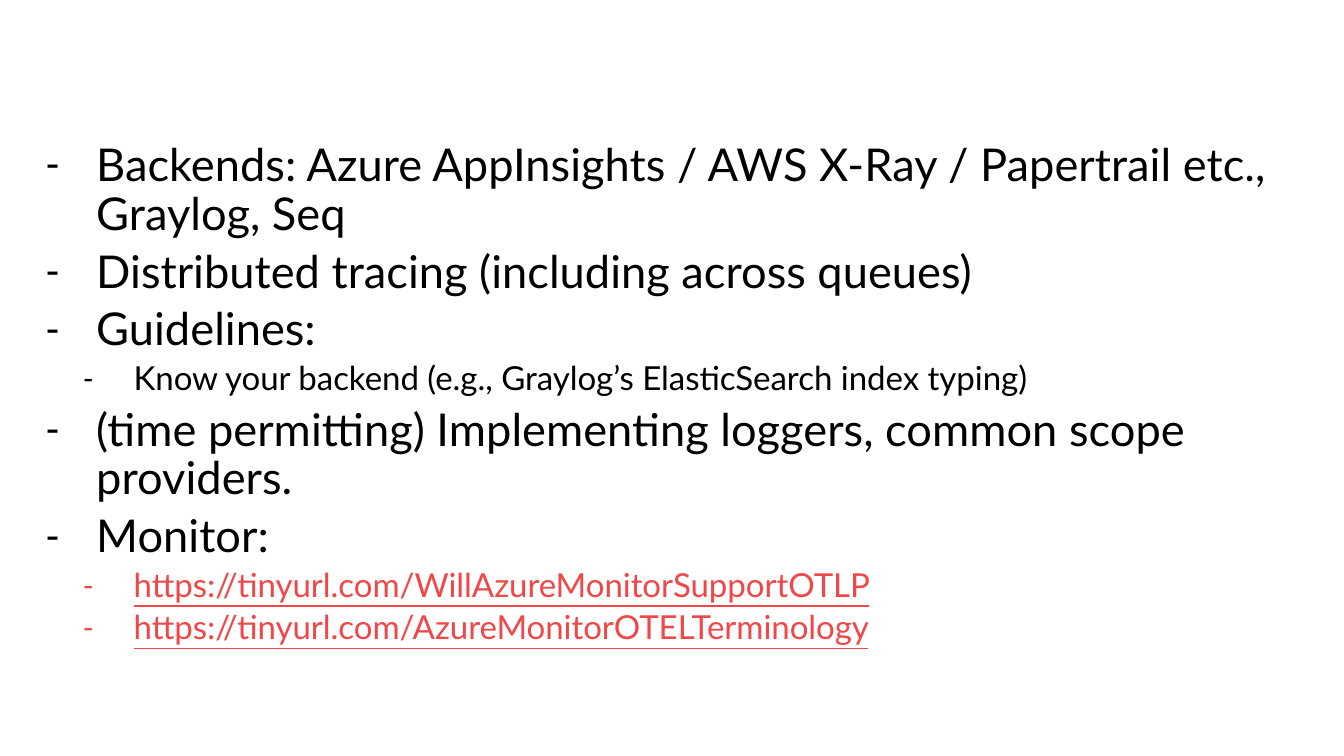
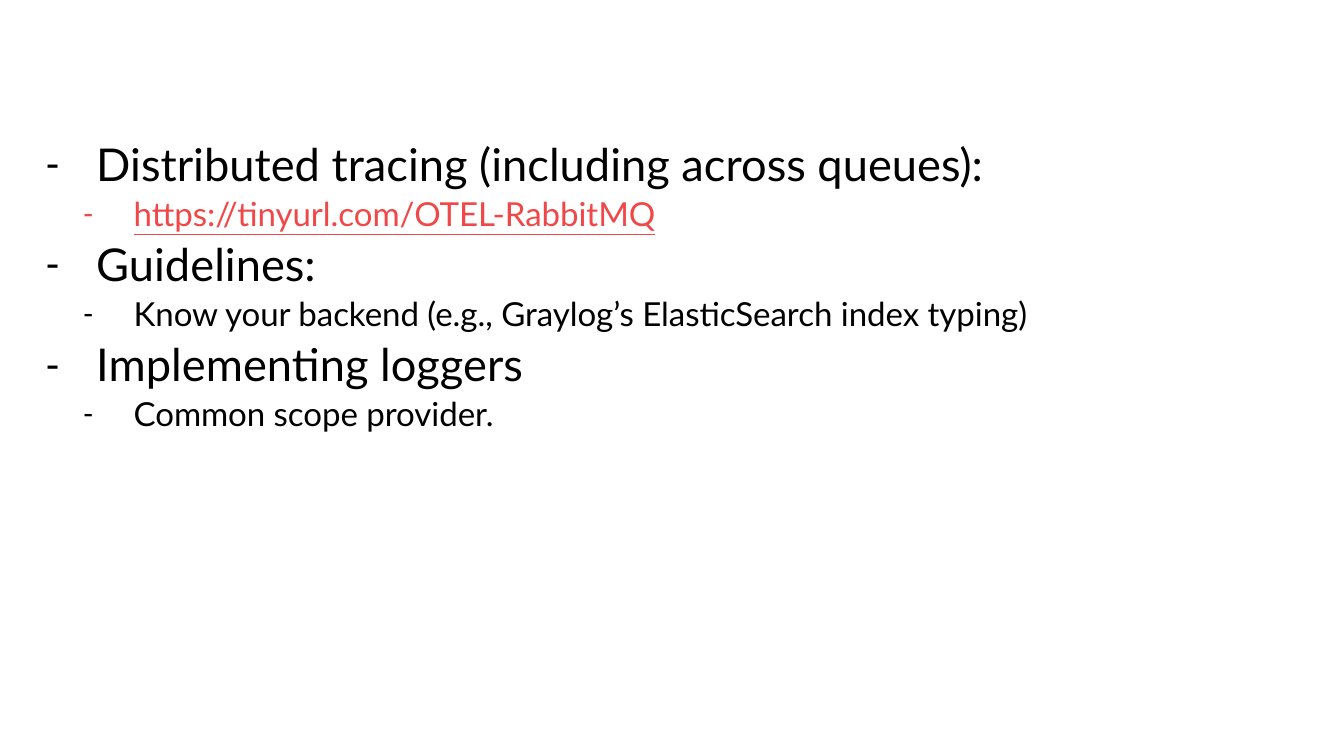
Before and after one commit to StephenCleary/Presentations, a slide deck: slide 23 of Telemetry/Logging Hero.pptx (slide 15 before the commit). Drawn at 1344x756 pixels with LibreOffice and Linux fonts; fonts in the diff are those of the drawing; background and template pictures are left out. Boxes give left, top, right and bottom in pixels: in the first picture for what was removed or moved away, otherwise in the second. Text is boxed around its words. In the diff, an @@ line names an element or a change of style, - is before the commit and + after.

Commit message:
Presentation update.

```diff
--- a/Telemetry/Logging Hero.pptx
+++ b/Telemetry/Logging Hero.pptx
@@ text at box(96, 146, 983, 232): text changed @@
-– Backends: Azure AppInsights / AWS X-Ray / Papertrail etc., Graylog, Seq
-– Distributed tracing (including across queues)
+– Distributed tracing (including across queues):
+  – https://tinyurl.com/OTEL-RabbitMQ
@@ text at box(96, 347, 523, 432): text changed; text colour #F04848 to #000000 @@
-– (time permitting) Implementing loggers, common scope providers.
-– Monitor:
-  – https://tinyurl.com/WillAzureMonitorSupportOTLP
-  – https://tinyurl.com/AzureMonitorOTELTerminology
+– Implementing loggers
+  – Common scope provider.
```
Also in this commit, not shown: 3 other slides changed, 8 slides added, 1 slide removed.
